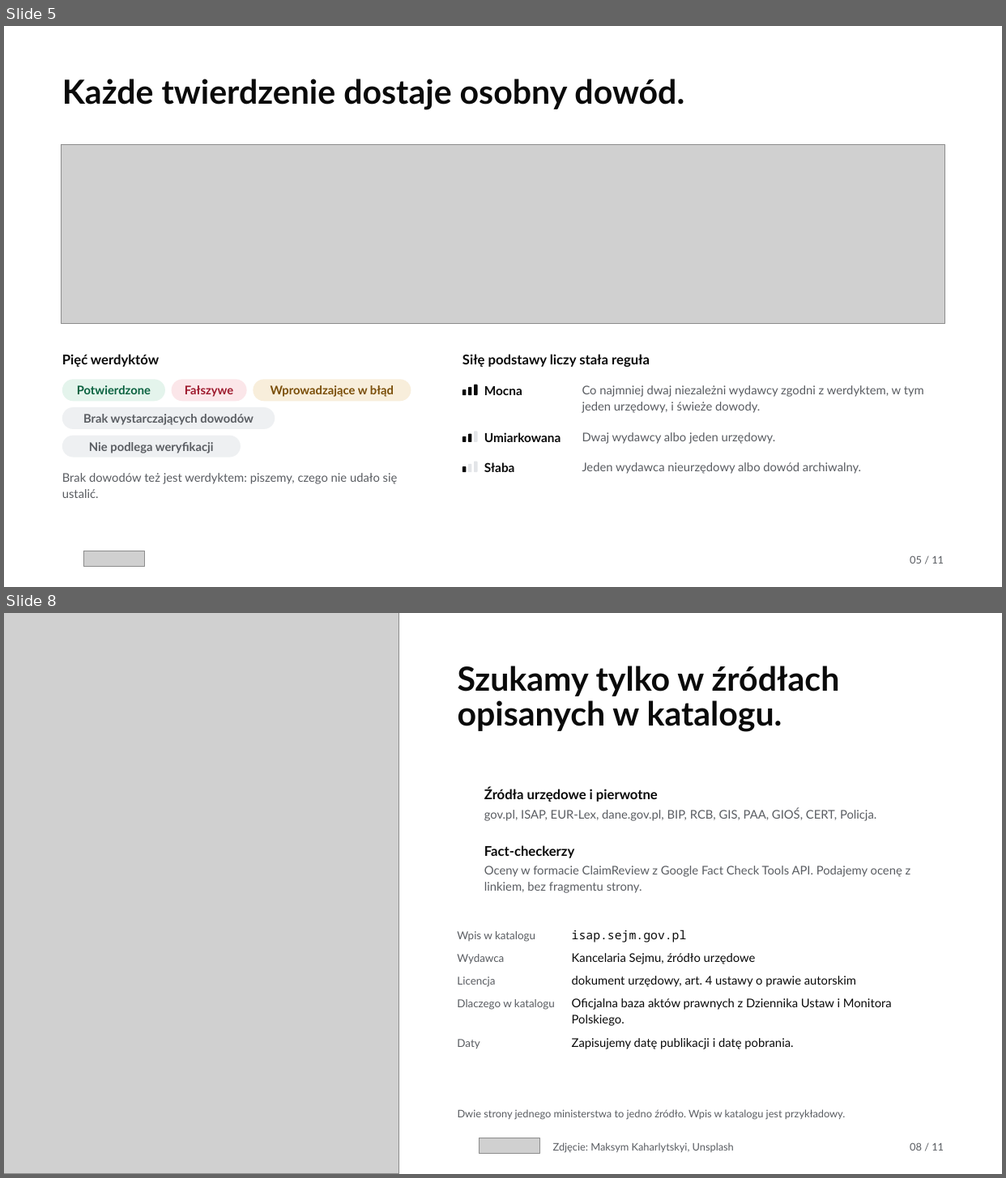
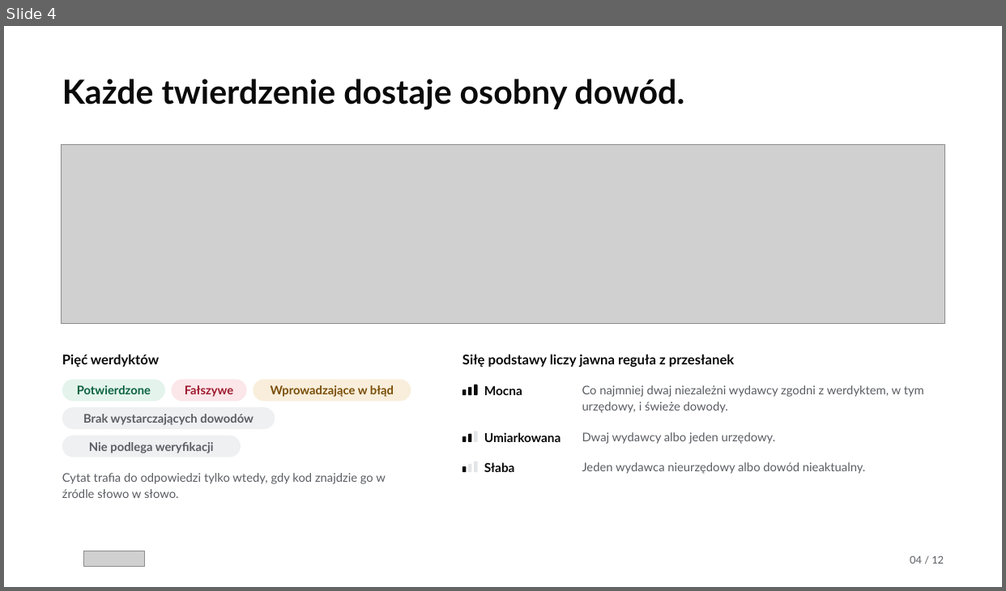
Before and after one commit to Meritum-HackNation2026/meritum-marketing, a slide deck: deck/meritum-deck.pptx. Shown one above the other, each under a label of ours: slides 5 and 8 before the commit, slide 4 after it; the slides between them are not shown. The pictures are 1006x1178 and 1006x591 pixels, drawn with LibreOffice and Linux fonts; fonts in the diff are those of the drawing; grey boxes stand for pictures; background and template pictures are left out. Boxes give left, top, right and bottom in pixels: in the first picture for what was removed or moved away, otherwise in the second. Text is boxed around its words. In the diff, an @@ line names an element or a change of style, - is before the commit and + after.

```diff
--- a/deck/meritum-deck.pptx
+++ b/deck/meritum-deck.pptx
@@ slide 8 removed at <box>4,613,1002,1174</box>, background #FFFFFF @@
@@ picture removed at <box>4,613,399,1174</box> @@
@@ text removed at <box>458,666,840,732</box> @@
-Szukamy tylko w źródłach opisanych w katalogu.
@@ text removed at <box>484,788,658,802</box> @@
-Źródła urzędowe i pierwotne
@@ text removed at <box>484,808,876,821</box> @@
-gov.pl, ISAP, EUR-Lex, dane.gov.pl, BIP, RCB, GIS, PAA, GIOŚ, CERT, Policja.
@@ text removed at <box>484,845,575,858</box> @@
-Fact-checkerzy
@@ text removed at <box>484,866,911,893</box> @@
-Oceny w formacie ClaimReview z Google Fact Check Tools API. Podajemy ocenę z linkiem, bez fragmentu strony.
@@ text removed at <box>457,931,535,942</box> @@
-Wpis w katalogu
@@ text removed at <box>572,930,687,943</box> @@
-isap.sejm.gov.pl
@@ text removed at <box>457,954,504,965</box> @@
-Wydawca
@@ text removed at <box>457,977,495,987</box> @@
-Licencja
@@ text removed at <box>572,953,756,965</box> @@
-Kancelaria Sejmu, źródło urzędowe
@@ text removed at <box>572,976,856,987</box> @@
-dokument urzędowy, art. 4 ustawy o prawie autorskim
@@ text removed at <box>457,999,555,1010</box> @@
-Dlaczego w katalogu
@@ text removed at <box>572,999,892,1026</box> @@
-Oficjalna baza aktów prawnych z Dziennika Ustaw i Monitora Polskiego.
@@ text removed at <box>457,1039,479,1049</box> @@
-Daty
@@ text removed at <box>572,1038,793,1050</box> @@
-Zapisujemy datę publikacji i datę pobrania.
@@ text removed at <box>458,1110,846,1119</box> @@
-Dwie strony jednego ministerstwa to jedno źródło. Wpis w katalogu jest przykładowy.
@@ picture removed at <box>479,1138,540,1153</box> @@
@@ text removed at <box>553,1143,734,1152</box> @@
-Zdjęcie: Maksym Kaharlytskyi, Unsplash
@@ text removed at <box>910,1143,944,1151</box> @@
-08 / 11
@@ what was slide 5 is now slide 4 @@
@@ slide 4 changed as well @@
@@ text at <box>462,354,734,367</box>: text changed @@
-Siłę podstawy liczy stała reguła
+Siłę podstawy liczy jawna reguła z przesłanek
@@ text at <box>582,386,924,413</box>: text changed @@
-Co najmniej dwaj niezależni wydawcy zgodni z werdyktem, w tym jeden urzędowy, i świeże dowody.
+Co najmniej dwaj niezależni wydawcy zgodni z werdyktem, w tym urzędowy, i świeże dowody.
@@ text at <box>582,463,865,474</box>: text changed @@
-Jeden wydawca nieurzędowy albo dowód archiwalny.
+Jeden wydawca nieurzędowy albo dowód nieaktualny.
@@ text at <box>62,473,386,498</box>: text changed @@
-Brak dowodów też jest werdyktem: piszemy, czego nie udało się ustalić.
+Cytat trafia do odpowiedzi tylko wtedy, gdy kod znajdzie go w źródle słowo w słowo.
@@ text at <box>910,556,944,564</box>: text changed @@
-05 / 11
+04 / 12
```
Also in this commit, not shown: 4 other slides changed, 7 slides added, 5 other slides removed, 38 other files.
